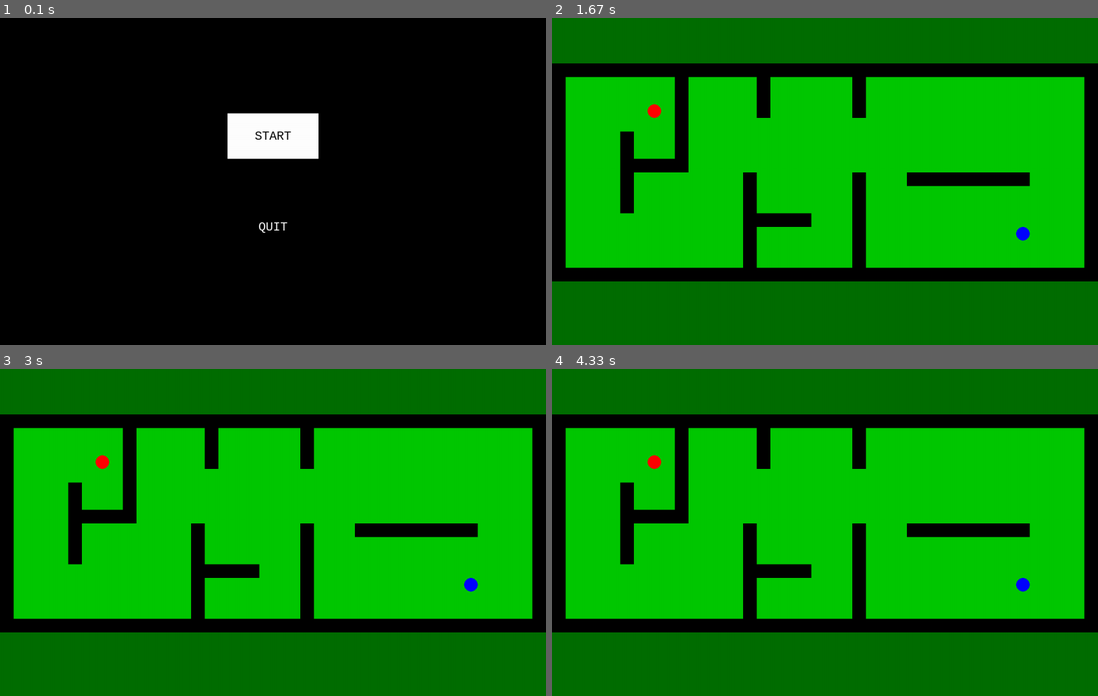
Above: before the commit, frames 1-4 (two rows, left to right).
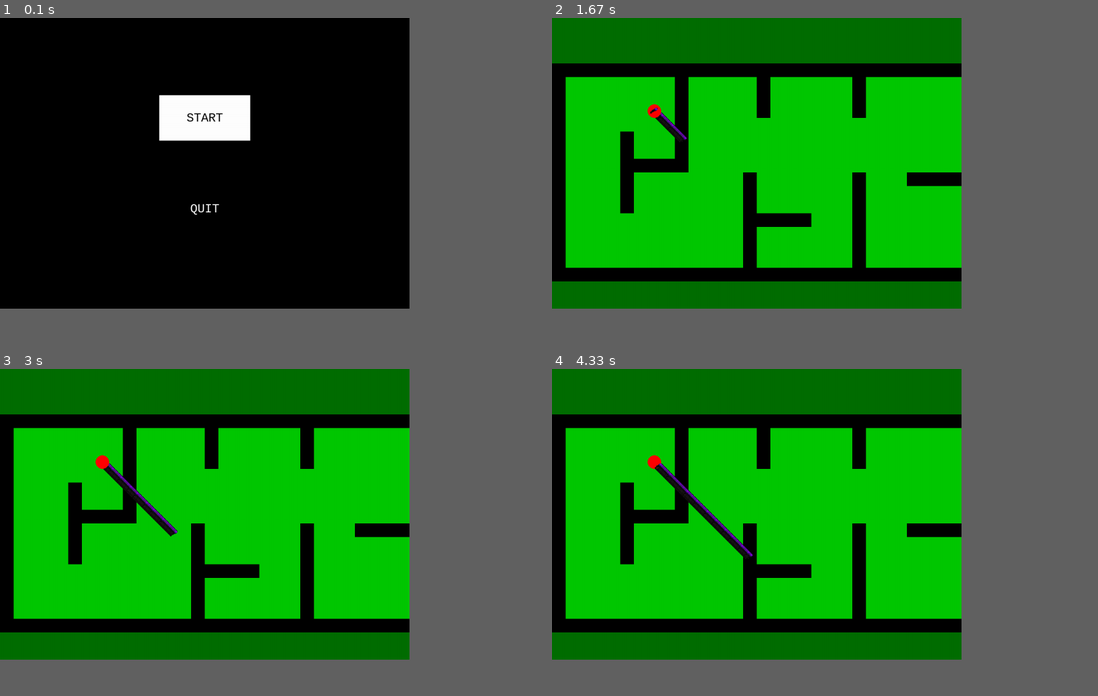
Above: after the commit, the same moments.

Repository: quantm0201/hero-io-pygame
Game: pygame game, started from main.py
The game is run twice, just before and just after one commit, with the same random seed, the same clock (stepped at 60 frames per second) and the same inputs.
Inputs:
- Up to frame 1 (0.1 s): no input
- Up to frame 2 (1.67 s): tap Enter at 0.33 s; tap Space at 0.67, 1.07, 1.37, 1.57 s
- Up to frame 3 (3 s): tap Space at 1.87, 2.07, 2.37, 2.63, 2.97 s
- Up to frame 4 (4.33 s): tap Space at 3.27, 3.4, 3.8, 4.1 s
In our replay, the window is 900x540 before the commit and 675x480 after it. These sizes can differ from the game's own. Grey fills any space a smaller window leaves; there, only what the larger window draws over its background counts as a difference.

The runs differ from the first frame. In frame 1, 4.1% of the frame differs, in the area x 29-59%, y 23-66%; in frame 2, 17%; in frame 3, 17%; in frame 4, 17%, in the area x 18-100%, y 13-81%.

Commit message:
add bullet

Diff:
--- /dev/null
+++ b/Bullet.py
@@ -0,0 +1,69 @@
+import pygame, sys
+from pygame.locals import *
+import Config as cf
+from Component import Point
+from Util import *
+
+bulletSrc = "res/Bullet/bullet1.png"
+
+class Bullet:
+    def __init__(self, id):
+        self.id = id
+        self.pos = Point(0, 0)
+        self.surface = pygame.image.load(bulletSrc)
+        self.surface = pygame.transform.scale(self.surface, (cf.BULLET_WIDTH, cf.BULLET_HEIGHT))
+        self.isFree = True
+
+        # State
+        self.countDieTime = 0
+
+    def update(self, surface):
+        if self.countDieTime > cf.BULLET_TIME_TO_DIE * cf.FPS:
+            self.free()
+
+        if (not self.isFree):
+            self.updatePosition()
+            self.countDieTime += 1
+
+        surface.blit(self.surface, self.pos.getValue())
+
+    def free(self):
+        self.isFree = True
+
+    def run(self, pos, vector):
+        self.pos = pos
+        self.vector = normalize(vector)
+        self.countDieTime = 0
+        self.isFree = False
+        print("isRun")
+
+    def updatePosition(self):
+        deltaX = self.vector.x * cf.BULLET_SPEED / cf.FPS
+        deltaY = self.vector.y * cf.BULLET_SPEED / cf.FPS
+        self.pos.addDelta(deltaX, deltaY)
+
+
+
+
+
+    # def draw(self, surface):
+
+class BulletPool:
+    def __init__(self, amount):
+        self.amount = amount
+        self.bullets = []
+        for i in range(amount):
+            bullet = Bullet(i)
+            self.bullets.append(bullet)
+
+    # run bullet from "pos" with "vector" direction
+    def shoot(self, pos, vector):
+        for bullet in self.bullets:
+            if (bullet.isFree):
+                bullet.run(pos, vector)
+                return
+
+    def update(self, surface):
+        for bullet in self.bullets:
+            if (not bullet.isFree):
+                bullet.update(surface)
--- a/Component.py
+++ b/Component.py
@@ -25,3 +25,15 @@
     def reDraw(self):
         self.surface = self.font.render(self.text, True, self.color)
         self.parent.blit(self.surface, self.rect)
+
+class Point:
+    def __init__(self, x, y):
+        self.x = x
+        self.y = y
+
+    def getValue(self):
+        return (self.x, self.y)
+
+    def addDelta(self, deltaX, deltaY):
+        self.x += deltaX
+        self.y += deltaY
--- a/Config.py
+++ b/Config.py
@@ -1,6 +1,9 @@
 # Resolution
 WIDTH = 1200
 HEIGHT = 720
+
+WIDTH = 900
+HEIGHT = 640
 
 # Color
 RED = (255, 0, 0)
@@ -9,6 +12,10 @@
 DARK_GREEN = (0, 110, 0)
 WHITE = (255, 255, 255)
 BLACK = (0, 0, 0)
+TRANSPARENT = (0, 0, 0, 0)
+
+# FPS
+FPS = 60
 
 # Game Command
 START_GAME = 0
@@ -36,3 +43,8 @@
 
 # Hero
 HERO_SIZE = HERO_WIDTH = HERO_HEIGHT = 30
+
+# Bullet
+BULLET_SIZE = BULLET_WIDTH = BULLET_HEIGHT = 20
+BULLET_SPEED = 100      #   100pixel/s
+BULLET_TIME_TO_DIE = 3
--- a/GameScene.py
+++ b/GameScene.py
@@ -20,4 +20,7 @@
         self.hero2.draw(self.map.surface)
 
     def receiveKey(self, key):
+        if (key == K_SPACE):
+            print("shoot")
+            self.hero1.shoot()
         return None
--- a/Hero.py
+++ b/Hero.py
@@ -2,6 +2,8 @@
 from pygame.locals import *
 import Config as cf
 from Component import *
+from Bullet import *
+from Util import *
 
 class Hero:
     def __init__(self, id, initPos):
@@ -16,5 +18,18 @@
         self.rect_center = (cf.HERO_WIDTH//2, cf.HERO_HEIGHT//2)
         pygame.draw.circle(self.surface, self.color, self.rect_center, cf.HERO_SIZE//2)
 
+        # bullet
+        self.bulletPool = BulletPool(10)
+
+
+
     def draw(self, surface):
         surface.blit(self.surface, self.pos)
+
+        # bullet
+        self.bulletPool.update(surface)
+
+    def shoot(self):
+        vector =  Point(1, 1)
+        pos = Point(self.pos[0], self.pos[1])
+        self.bulletPool.shoot(pos, vector)
--- /dev/null
+++ b/Util.py
@@ -0,0 +1,9 @@
+import math
+
+from Component import Point
+
+def normalize(vector):
+    dis = math.sqrt(vector.x * vector.x + vector.y * vector.y)
+    x = vector.x / dis
+    y = vector.y / dis
+    return Point(x, y)
--- a/main.py
+++ b/main.py
@@ -13,7 +13,6 @@
 menuScene = MenuScene()
 gameScene = GameScene()
 
-FPS = 60
 clock = pygame.time.Clock()
 
 started = False
@@ -39,4 +38,4 @@
     else:
         menuScene.draw(SCREEN)
     pygame.display.update()
-    clock.tick(FPS)
+    clock.tick(cf.FPS)
Binary file added: res/Bullet/bullet1.png
